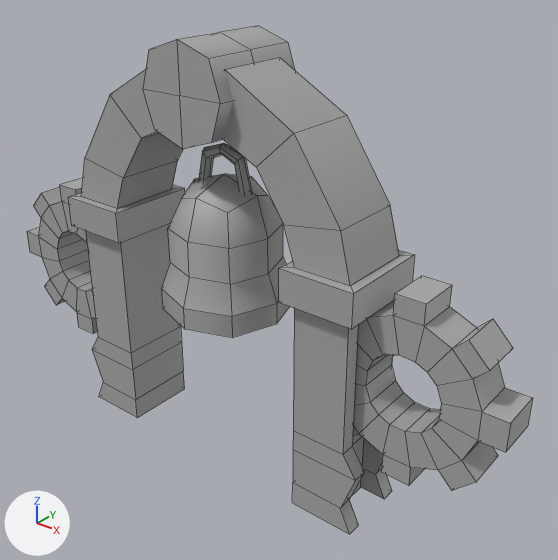
What one commit did to the FBX model Assets/Props/Puerta Campana/Puerta Campana.fbx.
Both versions are drawn from a camera (50 mm lens) standing at (6.62, -7.13, 5.16) and looking at (0.63, 0.36, 0.52). The axes (+X, +Y, +Z) are drawn at lower left. The lights are the same throughout. Mesh edges are drawn as thin lines. Where no turn or scale is listed for an object, it has been applied to the vertices.

Names of what the first picture shows: 'Arco', 'Campana', 'Engranaje_1', 'Engranaje_2'.
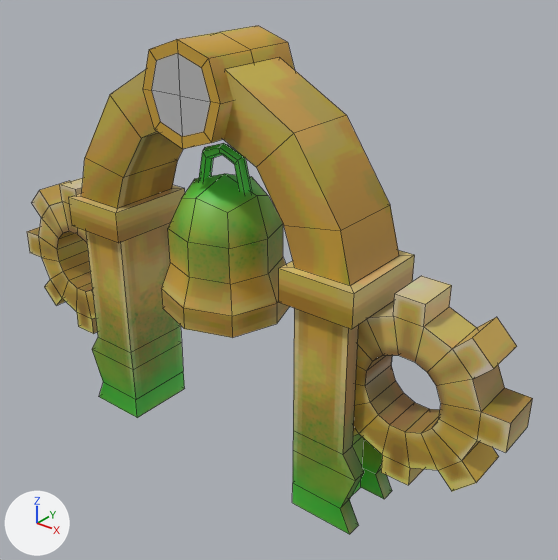
ob_arco_completo is not drawn itself; it is the parent of ob_arco, ob_campana.
ob_puerta_engranaje is not drawn itself; it is the parent of ob_arco_completo, ob_engranajes.

Where the newer file only moved an object's origin or applied its transform, the numbers keep the older frame.

Location of each change, (x1, y1, x2, y2) in pixels of the pictures (558 x 560 px; the box of a moved part takes in the faces that stretch with it):
'Arco', recoloured, moved, turned: (68, 26, 415, 534) in both
'Engranaje_2', reshaped: before (353, 276, 533, 490); after (353, 276, 533, 491)
'Campana', recoloured, moved, turned: (161, 143, 290, 338) in both
part 1 of me_mesh, moved or reshaped: before (33, 187, 62, 217); after (32, 181, 70, 217)
part 2 of me_mesh, recoloured (grey to yellow): (27, 178, 97, 334) in both
part 4 of me_mesh_001, moved or reshaped: before (453, 319, 513, 379); after (452, 317, 517, 379)
part 5 of me_mesh_001, recoloured (grey to yellow): (353, 276, 533, 485) in both

Diff of the bpy script that builds the scene:
```diff
--- a/Assets/Props/Puerta Campana/Puerta Campana.fbx.py
+++ b/Assets/Props/Puerta Campana/Puerta Campana.fbx.py
@@ img_engranajetex_png @@
+img_engranajetex_png = load_image('EngranajeTEX.png', '_unpacked/EngranajeTEX.png', 350, 350, 'sRGB')
@@ img_puertacampanatex_png @@
+img_puertacampanatex_png = load_image('PuertaCampanaTEX.png', '_unpacked/PuertaCampanaTEX.png', 500, 500, 'sRGB')
@@ mat_engranaje_mat @@
+mat_engranaje_mat = principled_material('Engranaje_mat')
+mat_engranaje_mat.texture = img_engranajetex_png  # with its transparency
@@ mat_puertacampana_mat @@
+mat_puertacampana_mat = principled_material('PuertaCampana_Mat')
+mat_puertacampana_mat.texture = img_puertacampanatex_png  # with its transparency
@@ me_mesh_003 @@
 me_mesh_003.from_pydata(...)  # 166 vertices, 152 faces; spans x -257.0..257.0, y -303.0..303.0, z -72.0..72.0
 # used by ob_arco; parent = ob_arco_completo; location = (0.0, 303.0, 0.0)
+# me_mesh_003 part 3: all 148 faces that had it switch from mat_standardsurface1 (grey #aaaaaa) to mat_puertacampana_mat (picture img_puertacampanatex_png)
 me_mesh_003.materials.append(mat_lambert2)
@@ me_mesh @@
 me_mesh.from_pydata(...)  # 96 vertices, 96 faces; spans x -1.31..1.31, y -0.3..0.3, z -1.26..1.26
 # used by ob_engranaje_1; location = (-3.0, 0.0, 0.0)
 # before: 0 (-1.01, 0.3, 0.72), 1 (-0.73, 0.3, 1.0), 2 (-0.73, -0.3, 1.0) at pixel (41, 193), 3 (-1.01, -0.3, 0.72) at pixel (33, 205)
+# me_mesh part 1
+for i in [*range(0, 4)]: me_mesh.vertices[i].co += Vector((-0.04, 0.0, 0.04))
+# me_mesh part 2: 96 faces spanning x -1.31..1.31, y -0.3..0.3, z -1.26..1.26 switch from mat_standardsurface1 (grey #aaaaaa) to mat_engranaje_mat (picture img_engranajetex_png)
@@ me_mesh_002 @@
 me_mesh_002.from_pydata(...)  # 71 vertices, 60 faces; spans x -88.0..88.0, y -117.0..117.0, z -88.0..88.0
-me_mesh_002.materials.append(mat_standardsurface1)  # grey #aaaaaa
+me_mesh_002.materials.append(mat_puertacampana_mat)  # picture img_puertacampanatex_png
@@ me_mesh_001 @@
 me_mesh_001.from_pydata(...)  # 96 vertices, 96 faces; spans x -1.31..1.31, y -0.3..0.3, z -1.26..1.26
 # used by ob_engranaje_2; location = (3.0, 0.0, 0.0)
 # before: 0 (1.01, 0.3, 0.72) at pixel (513, 348), 1 (0.73, 0.3, 1.0) at pixel (493, 318), 2 (0.73, -0.3, 1.0) at pixel (468, 340), 3 (1.01, -0.3, 0.72) at pixel (489, 370)
+# me_mesh_001 part 4
+for i in [*range(0, 4)]: me_mesh_001.vertices[i].co += Vector((0.04, 0.0, 0.04))
+# me_mesh_001 part 5: 96 faces spanning x -1.31..1.31, y -0.3..0.3, z -1.26..1.26 switch from mat_standardsurface1 (grey #aaaaaa) to mat_engranaje_mat (picture img_engranajetex_png)
@@ ob_puerta_engranaje @@
 ob_puerta_engranaje = bpy.data.objects.new('Puerta_Engranaje', None)
-ob_puerta_engranaje.location = (0.0, 0.0, 0.756)
-ob_puerta_engranaje.rotation_euler = (1.571, 0.0, 0.0)  # degrees (90, 0, 0)
+ob_puerta_engranaje.location = (0.00198, 0.0, 2.39)
+ob_puerta_engranaje.rotation_euler = (1.571, 0.0, -3.142)  # degrees (90, 0, -180)
 ob_puerta_engranaje.scale = (0.01, 0.01, 0.01)
@@ ob_arco_completo @@
 ob_arco_completo.parent = ob_puerta_engranaje
-ob_arco_completo.location = (0.0, -303.0, 0.0)
+ob_arco_completo.location = (0.198, -466.4, 0.0)
```
